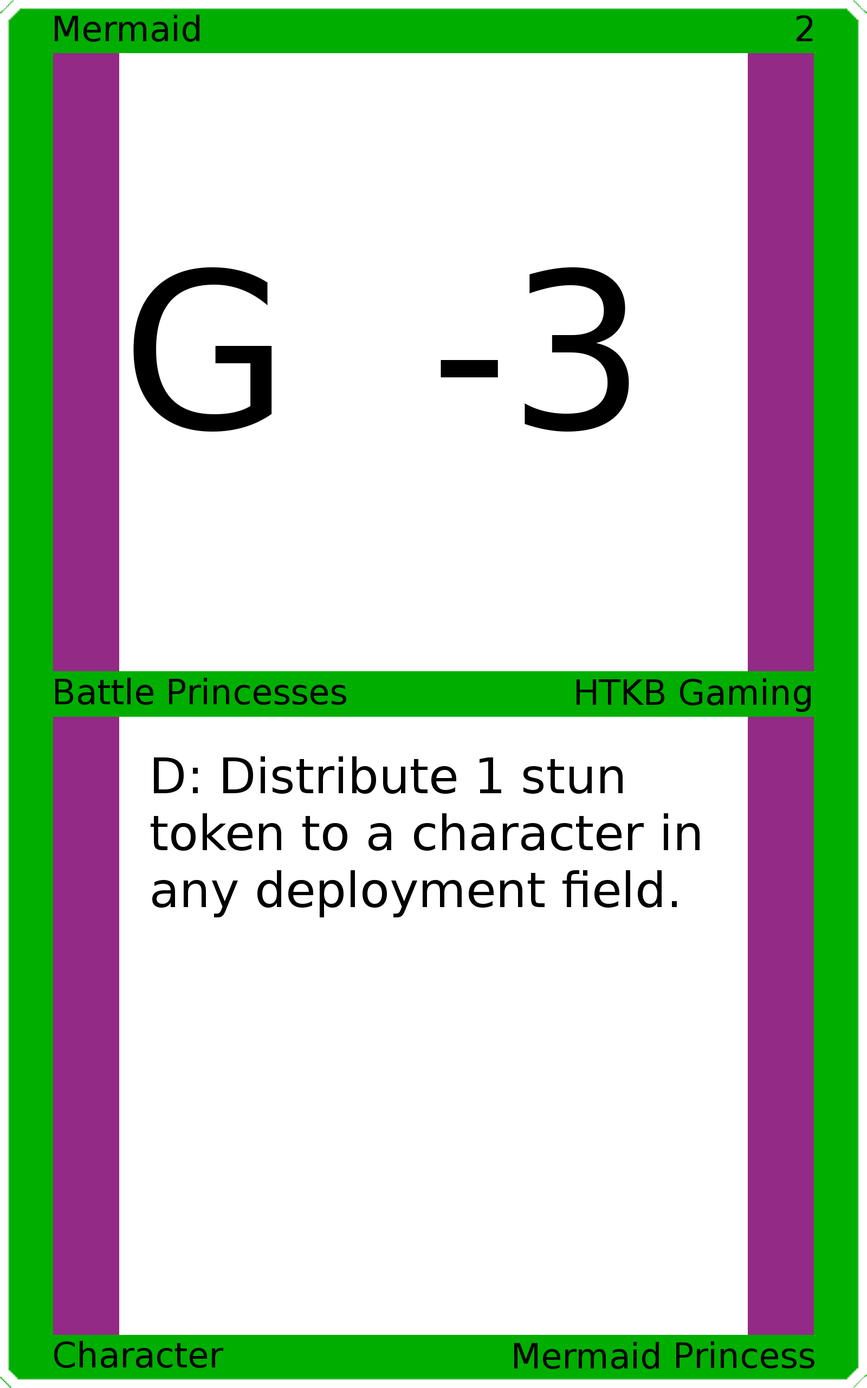
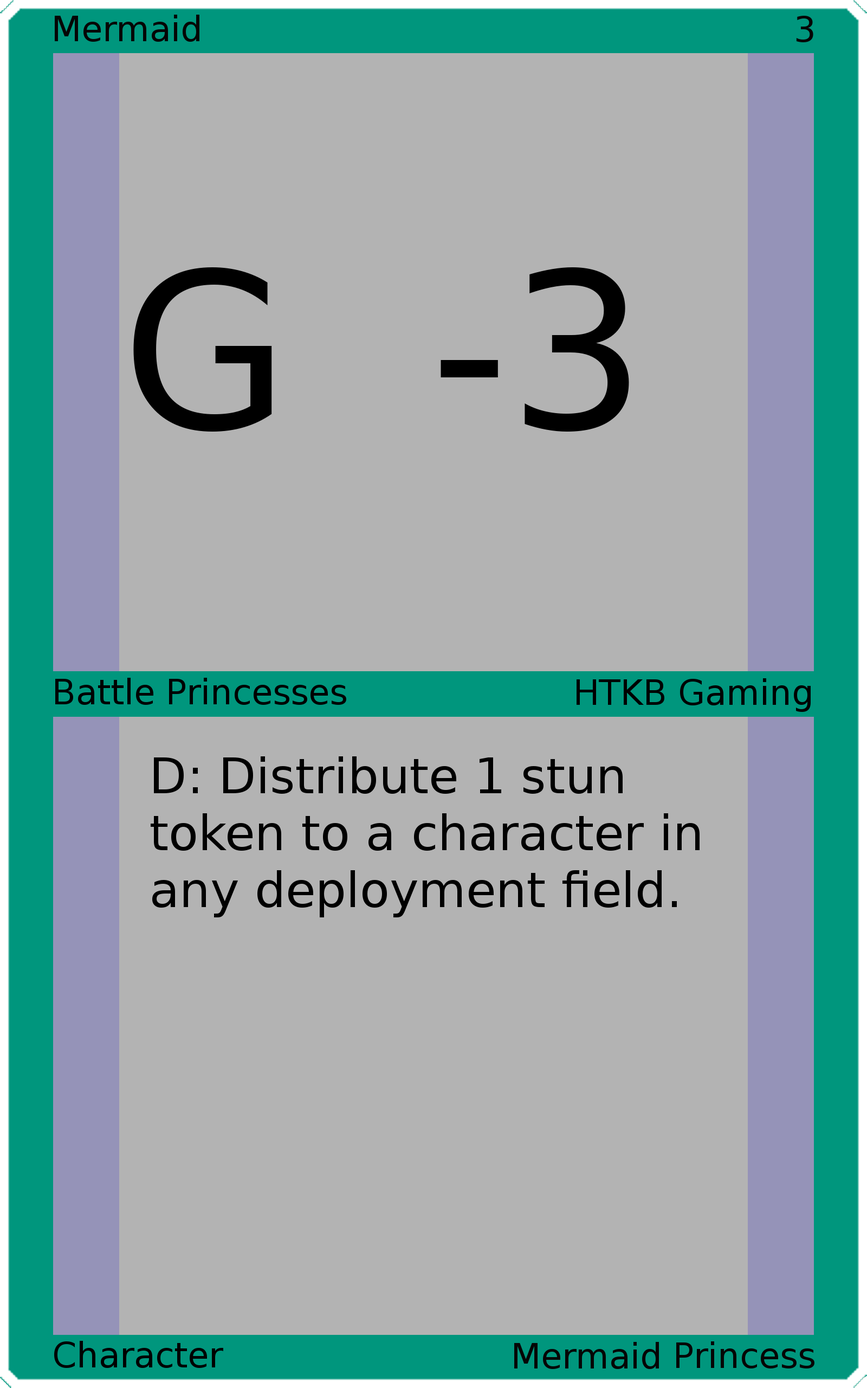
Revision of a layered 867x1388 image; what changed, layer by layer:
painted on "Upper Right" over [796,15,814,43]
painted on "Border" over [0,0,867,1388]
painted on "Top Background" over [119,52,748,673]
painted on "Bottom Background" over [119,715,748,1336]
painted on "Background" over [35,35,832,1352]
